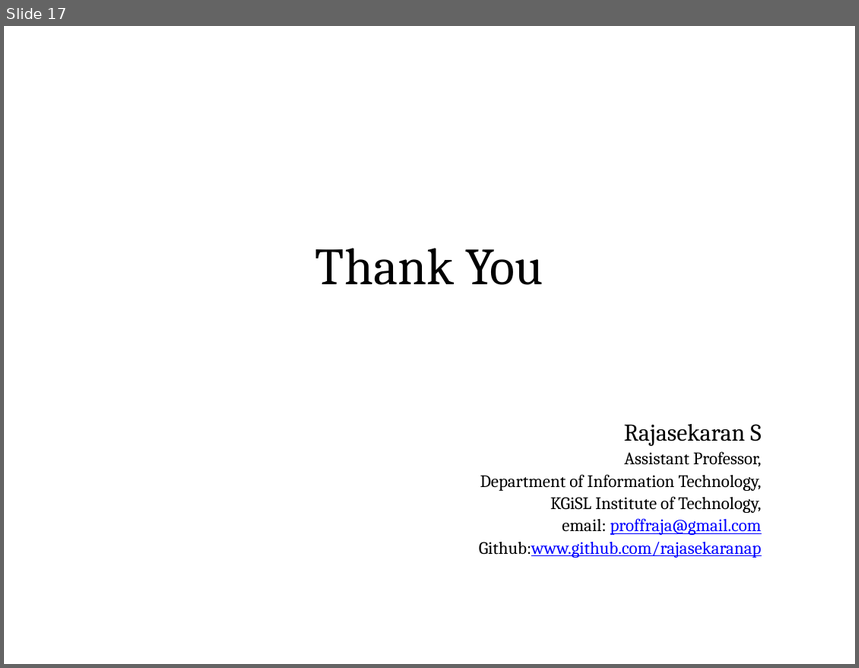
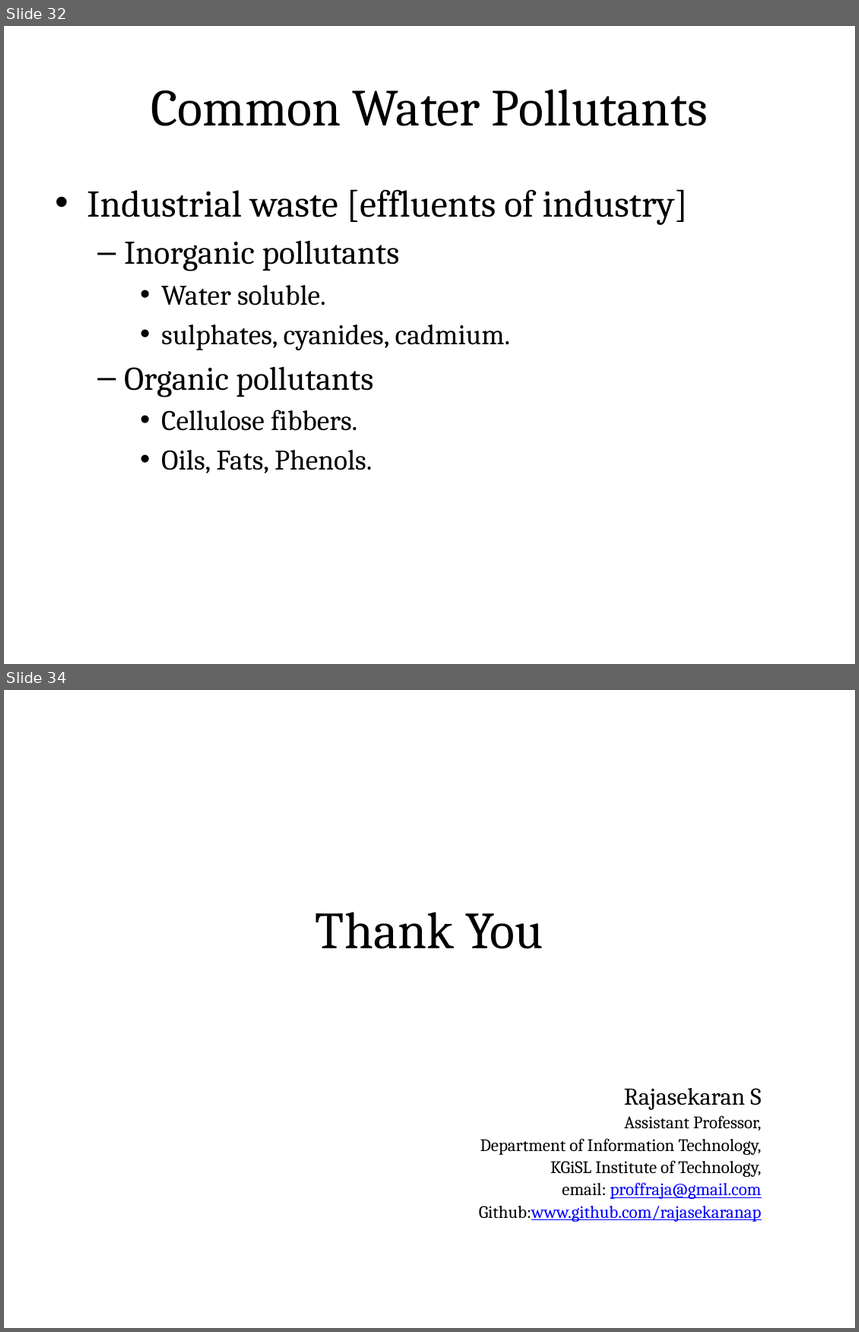
Before and after one commit to rajasekaran36/GE8291-Environmental-Science-and-Engineering, a slide deck: Slides/GE8291-U2.pptx. Shown one above the other, each under a label of ours: slide 17 before the commit, slides 32 and 34 after it; the slides between them are not shown. The pictures are 859x668 and 859x1332 pixels, drawn with LibreOffice and Linux fonts; fonts in the diff are those of the drawing. Boxes give left, top, right and bottom in pixels: in the first picture for what was removed or moved away, otherwise in the second. Text is boxed around its words. In the diff, an @@ line names an element or a change of style, - is before the commit and + after.

```diff
--- a/Slides/GE8291-U2.pptx
+++ b/Slides/GE8291-U2.pptx
@@ slide 32 added at bbox=[4, 26, 855, 664], background #FFFFFF @@
@@ title added at bbox=[47, 52, 813, 158], fill gradient #DAFDA7 to #E4FCC2 to #F5FFE7, outline #98B955 0.75 pt, 44 pt, text #000000 @@
+Common Water Pollutants
@@ text added at bbox=[87, 189, 688, 474], 24 pt, text #000000 @@
+• Industrial waste [effluents of industry]
+  – Inorganic pollutants
+    • Water soluble.
+    • sulphates, cyanides, cadmium.
+  – Organic pollutants
+    • Cellulose fibbers.
+    • Oils, Fats, Phenols.
@@ what was slide 17 is now slide 34 @@
```
Also in this commit, not shown: 16 other slides added, 1 other file.
